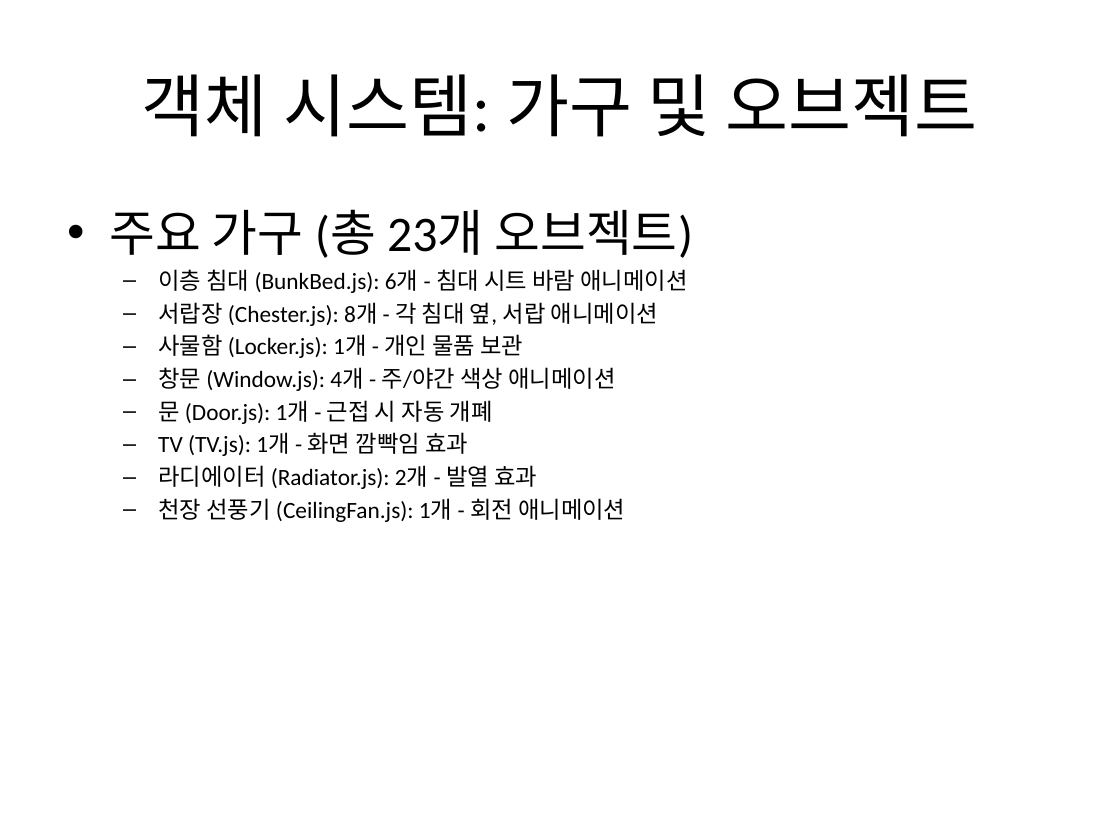
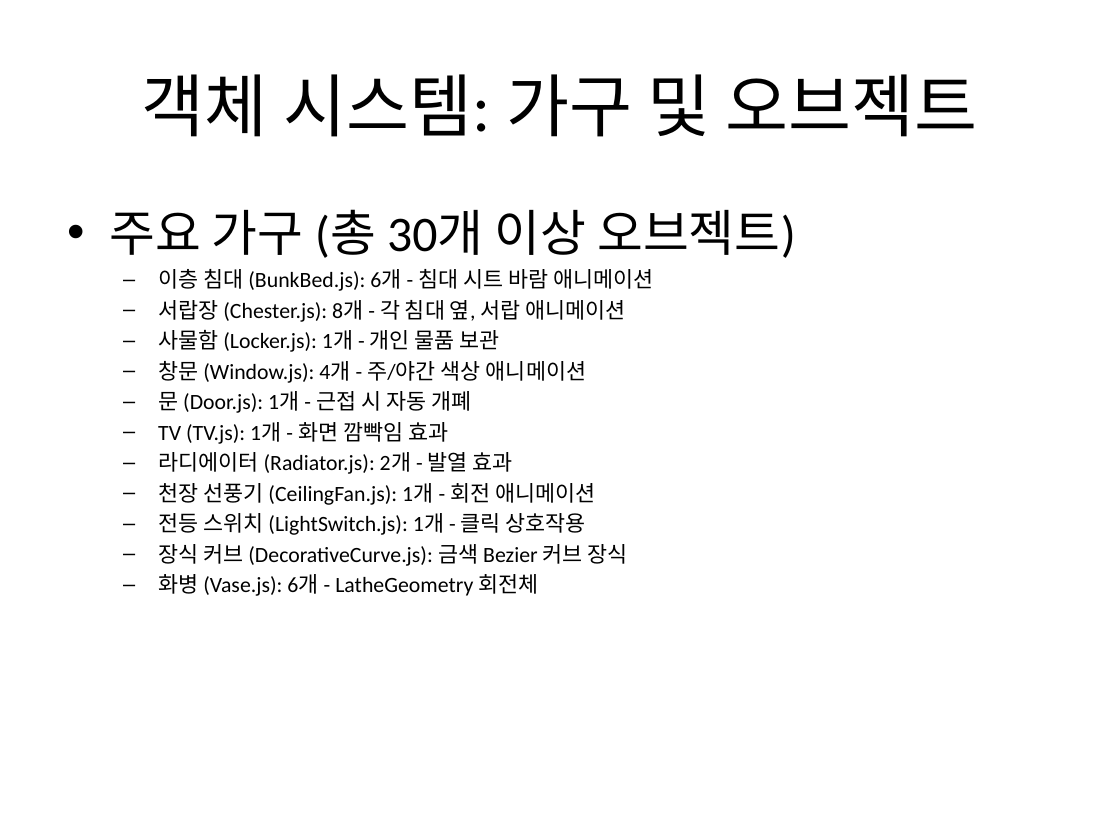
Before and after one commit to Rokmc1292/Computer_graphics, a slide deck: slide 8 of 3D_군생활관_프로젝트_설명.pptx (slide 7 before the commit). Drawn at 1120x840 pixels with LibreOffice and Linux fonts; fonts in the diff are those of the drawing. Boxes give left, top, right and bottom in pixels: in the first picture for what was removed or moved away, otherwise in the second. Text is boxed around its words. In the diff, an @@ line names an element or a change of style, - is before the commit and + after.

```diff
--- a/3D_군생활관_프로젝트_설명.pptx
+++ b/3D_군생활관_프로젝트_설명.pptx
@@ text at <box>109,210,796,258</box>: text changed @@
-• 주요 가구 (총 23개 오브젝트)
+• 주요 가구 (총 30개 이상 오브젝트)
@@ text at <box>158,269,653,505</box>: size 15 to 14 pt in "이층 침대 (BunkBed.js): 6개 - 침대 시트 ...", "서랍장 (Chester.js): 8개 - 각 침대 옆, ...", "사물함 (Locker.js): 1개 - 개인 물품 보관", "창문 (Window.js): 4개 - 주/야간 색상 애니메이션" and 4 more places @@
@@ text at <box>158,513,628,596</box>: paragraphs added @@
+  – 전등 스위치 (LightSwitch.js): 1개 - 클릭 상호작용
+  – 장식 커브 (DecorativeCurve.js): 금색 Bezier 커브 장식
+  – 화병 (Vase.js): 6개 - LatheGeometry 회전체
```
Also in this commit, not shown: 4 other slides changed, 2 slides added, 2 other files.
